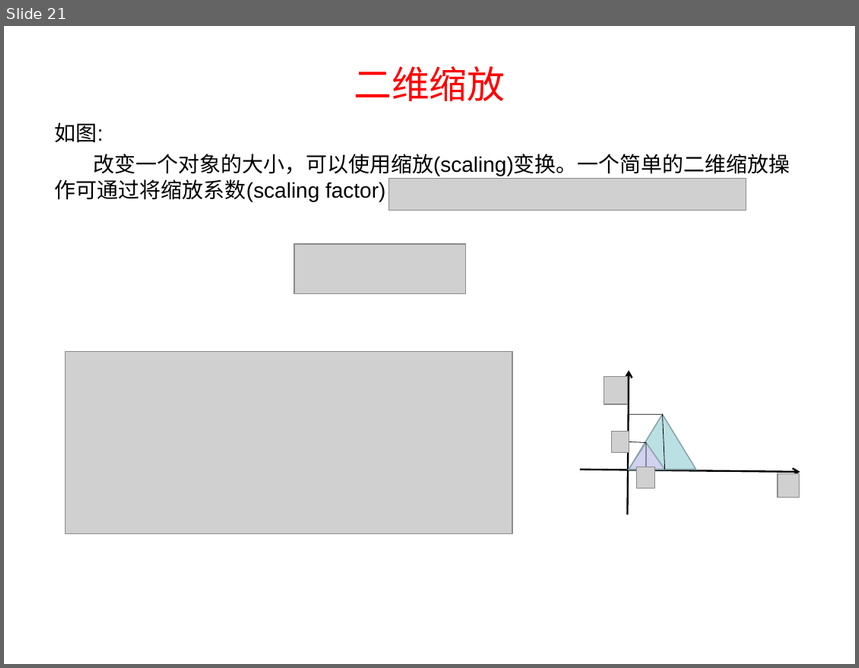
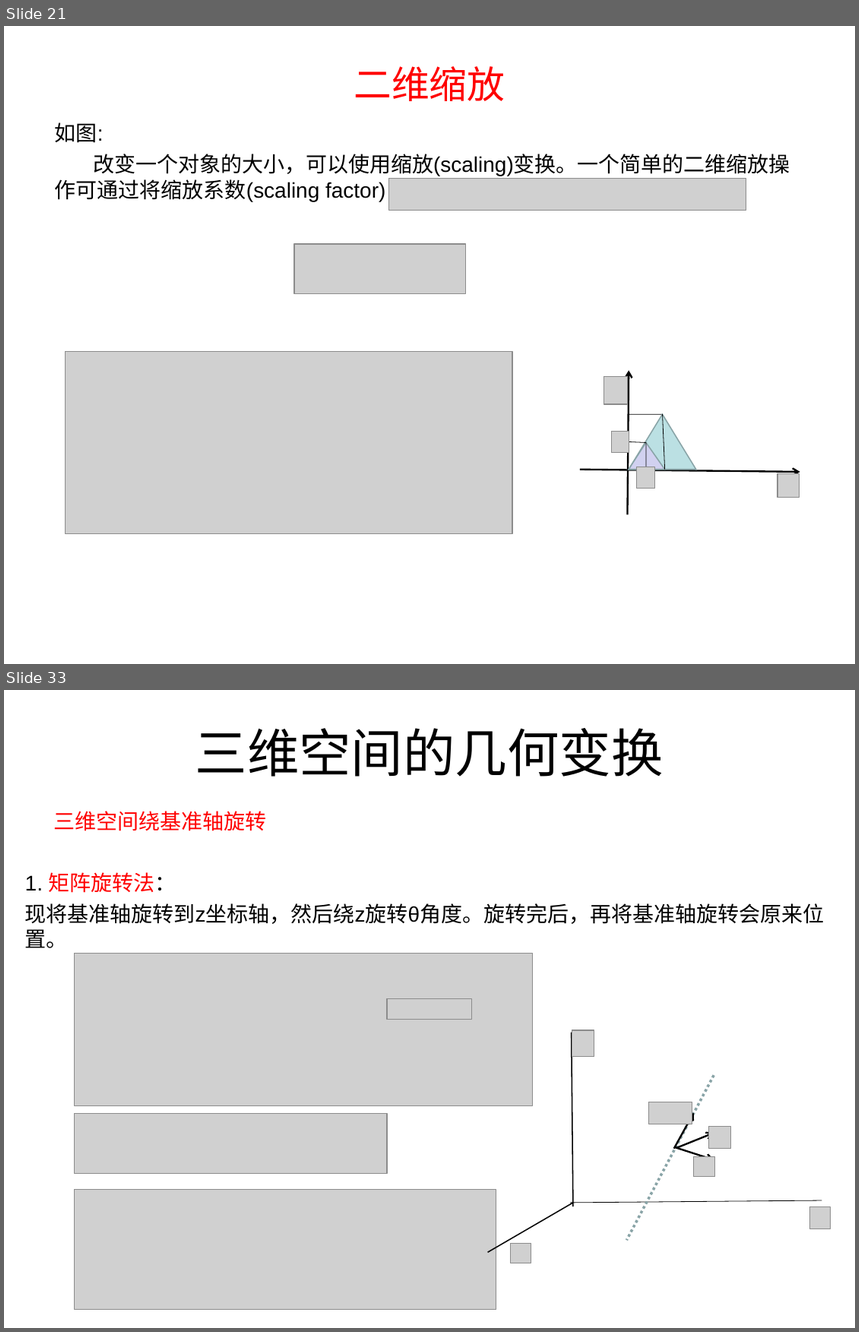
Before and after one commit to lhswei/3Dtransform, a slide deck: 3D数学基础transform.ppt. Shown one above the other, each under a label of ours: slide 21 before the commit, slides 21 and 33 after it; the slides between them are not shown. The pictures are 859x668 and 859x1332 pixels, drawn with LibreOffice and Linux fonts; fonts in the diff are those of the drawing; grey boxes stand for pictures; background and template pictures are left out. Boxes give left, top, right and bottom in pixels: in the first picture for what was removed or moved away, otherwise in the second. Text is boxed around its words. In the diff, an @@ line names an element or a change of style, - is before the commit and + after.

```diff
--- a/3D数学基础transform.ppt
+++ b/3D数学基础transform.ppt
@@ slide 33 added at (4, 690, 855, 1328), background #FFFFFF @@
@@ title added at (196, 728, 664, 777), 44 pt, text #000000 @@
+三维空间的几何变换
@@ text added at (25, 811, 825, 948), 18 pt, text #000000 @@
+三维空间绕基准轴旋转
+1. 矩阵旋转法：
+现将基准轴旋转到z坐标轴，然后绕z旋转θ角度。旋转完后，再将基准轴旋转会原来位置。
@@ picture added at (75, 953, 534, 1106) @@
@@ picture added at (387, 999, 472, 1019) @@
@@ picture added at (75, 1114, 387, 1174) @@
@@ picture added at (75, 1189, 496, 1309) @@
@@ group added at (487, 1030, 831, 1264): 6 pictures, 4 lines, 3 arrows @@
```
Also in this commit, not shown: 1 slide changed, 13 other slides added, 1 slide removed.
